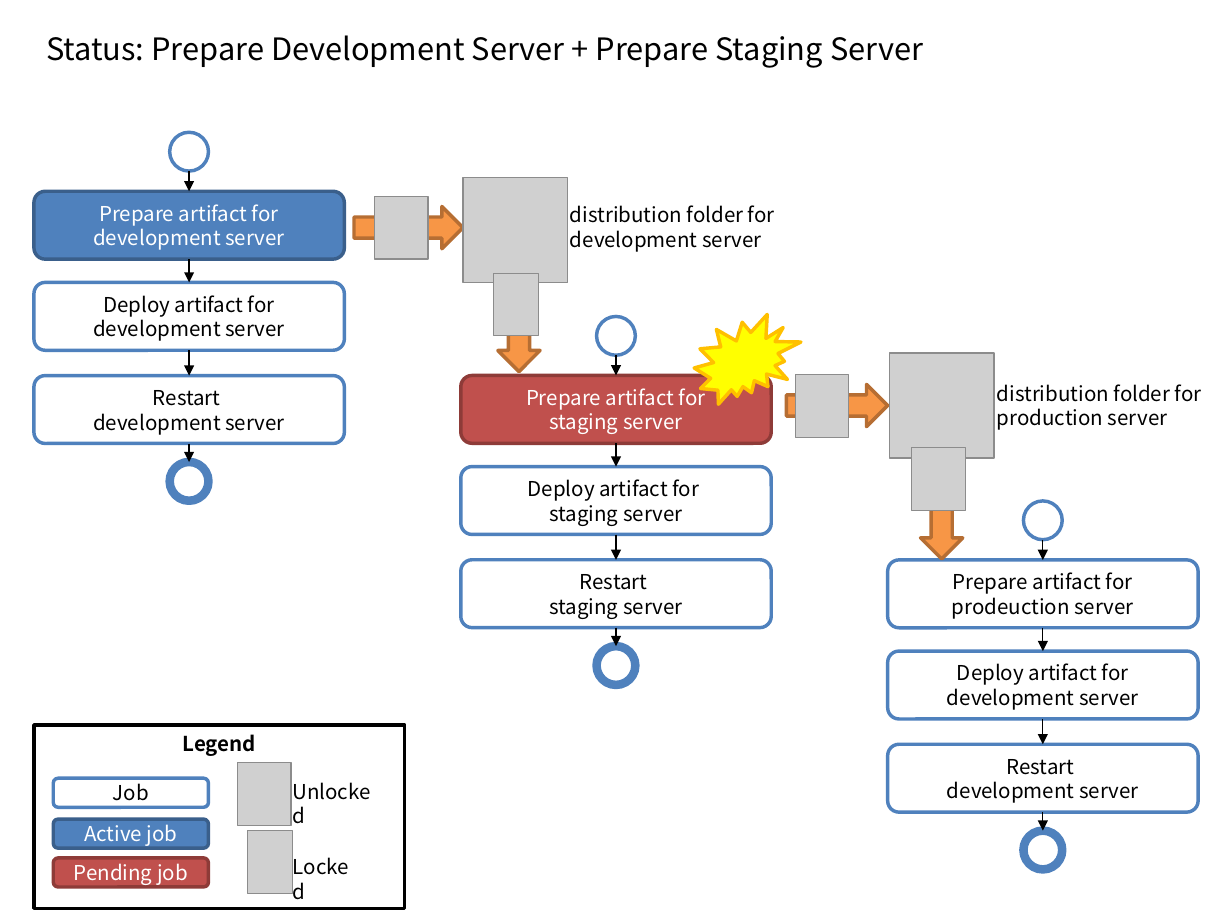
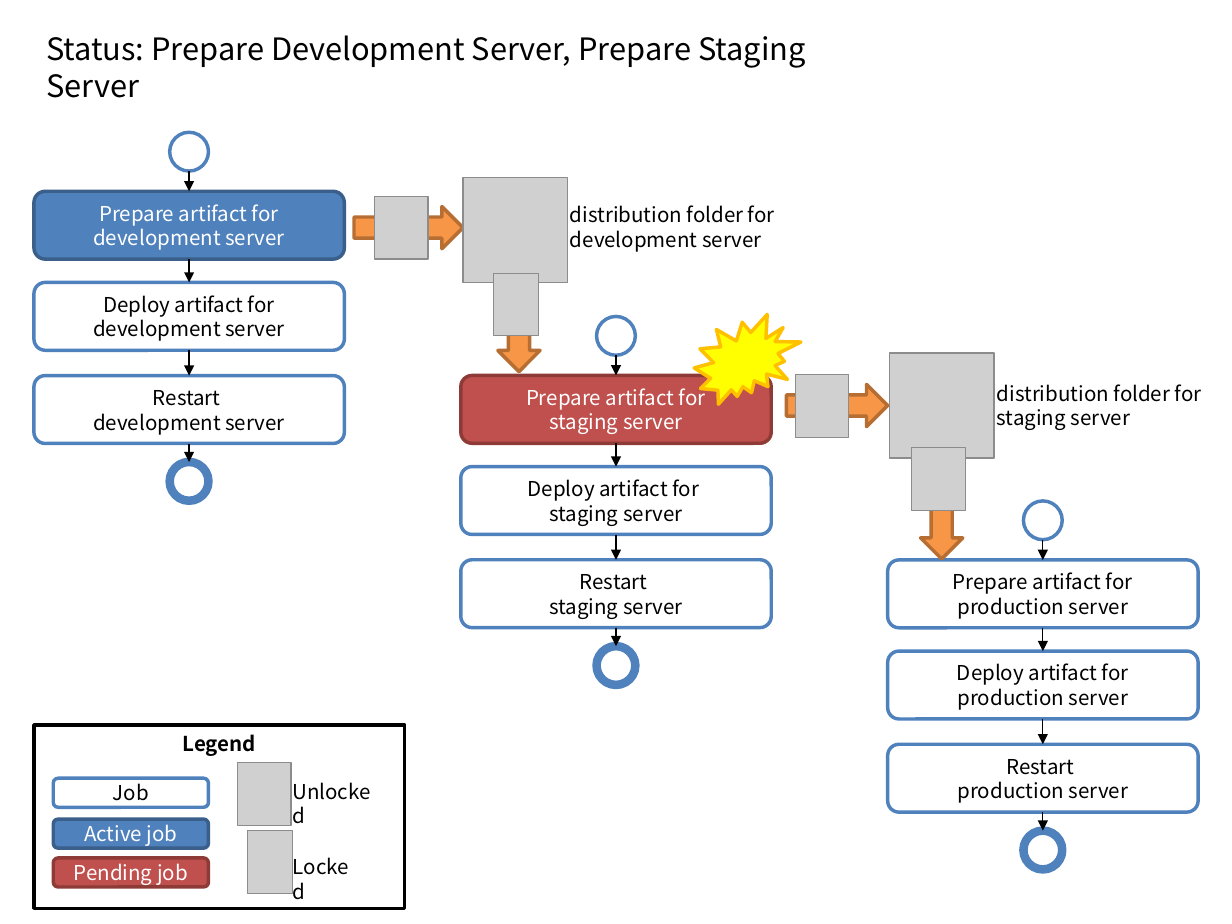
Before and after one commit to kwbaek/codelabor, a slide deck: slide 3 of documentation/draft/ci-environment/locks-and-latches.pptx. Drawn at 1232x924 pixels with LibreOffice and Linux fonts; fonts in the diff are those of the drawing; grey boxes stand for pictures. Boxes give left, top, right and bottom in pixels: in the first picture for what was removed or moved away, otherwise in the second. Text is boxed around its words. In the diff, an @@ line names an element or a change of style, - is before the commit and + after.

```diff
--- a/documentation/draft/ci-environment/locks-and-latches.pptx
+++ b/documentation/draft/ci-environment/locks-and-latches.pptx
@@ text at [46, 35, 806, 98]: text changed @@
-Status: Prepare Development Server + Prepare Staging Server
+Status: Prepare Development Server, Prepare Staging Server
@@ text at [997, 384, 1202, 430]: text changed @@
-distribution folder for production server
+distribution folder for staging server
@@ text in rounded rectangle at [957, 597, 1128, 619]: text changed @@
-prodeuction server
+production server
@@ text in rounded rectangle at [957, 663, 1129, 710]: text changed @@
-Deploy artifact for development server
+Deploy artifact for production server
@@ text in rounded rectangle at [957, 781, 1128, 803]: text changed @@
-development server
+production server
```
Also in this commit, not shown: 3 other slides changed, 1 slide added, 3 other files.
